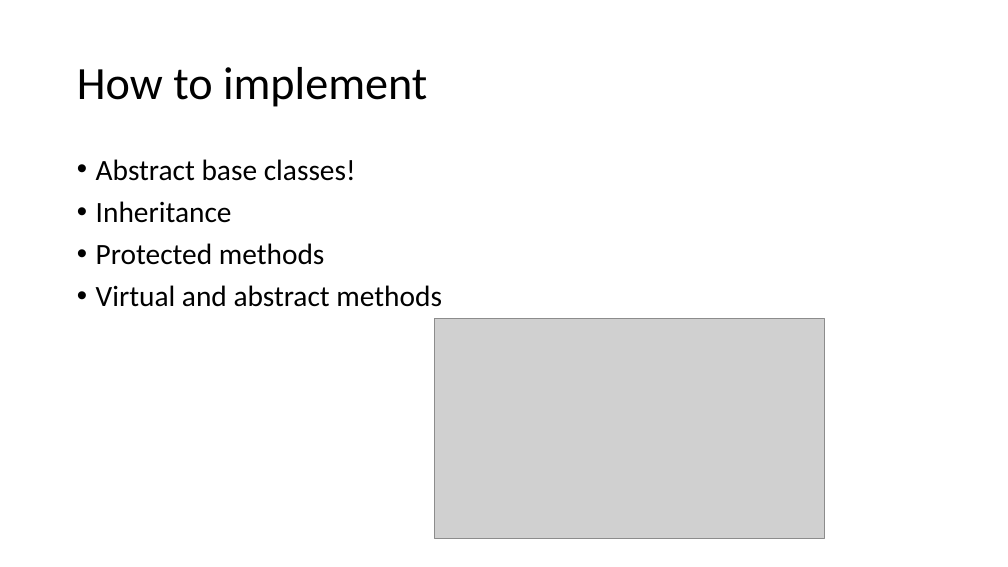
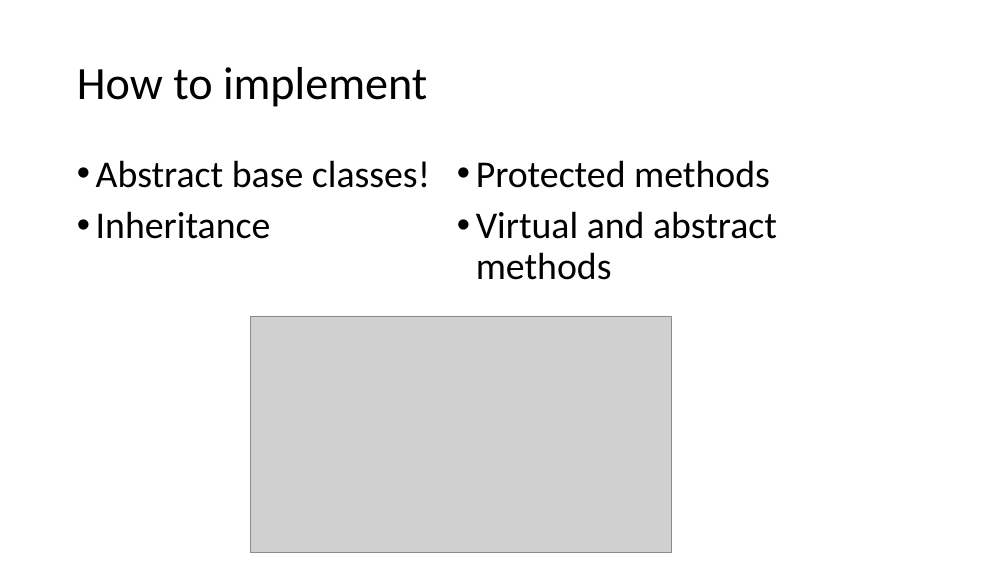
Before and after one commit to PhilipJordan/SOLID, a slide deck: slide 5 of Presentations/OCP Redux.pptx. Drawn at 1008x567 pixels with LibreOffice and Linux fonts; fonts in the diff are those of the drawing; grey boxes stand for pictures; background and template pictures are left out. Boxes give left, top, right and bottom in pixels: in the first picture for what was removed or moved away, otherwise in the second. Text is boxed around its words. In the diff, an @@ line names an element or a change of style, - is before the commit and + after.

```diff
--- a/Presentations/OCP Redux.pptx
+++ b/Presentations/OCP Redux.pptx
@@ text "Abstract base classes!" at (96,160,430,239): size 28 to 36 pt @@
@@ text added at (476,160,777,280), 36 pt, text #000000 @@
+• Protected methods
+• Virtual and abstract methods
@@ text at (96,243,442,307): paragraphs removed @@
-• Protected methods
-• Virtual and abstract methods
@@ picture: place and size @@
-picture at (434,318,825,538)
+picture at (250,316,671,553)
```
Also in this commit, not shown: 9 other slides changed, 1 other file.
